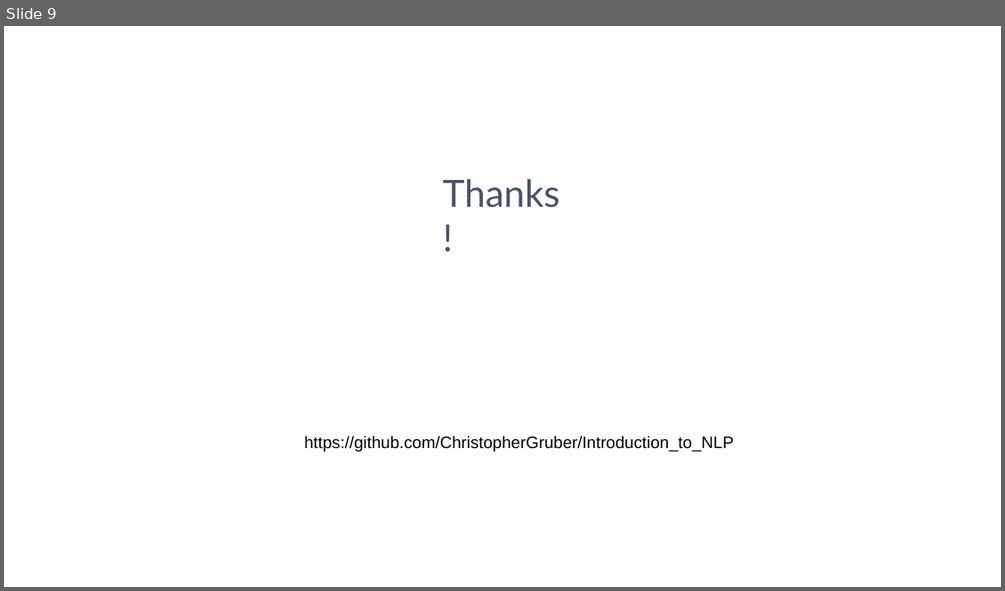
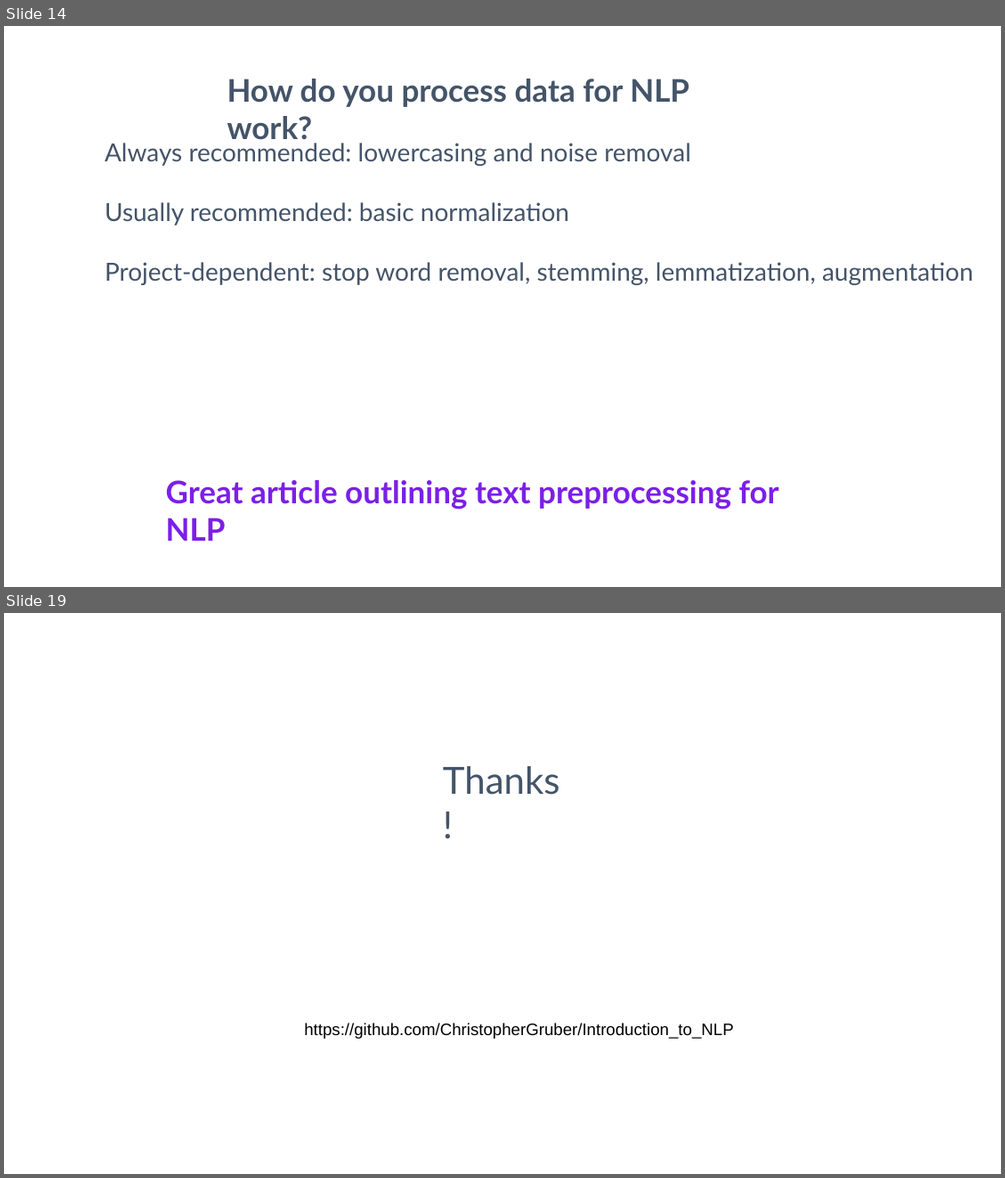
Before and after one commit to ChristopherGruber/Introduction_to_NLP, a slide deck: Introduction to NLP.odp. Shown one above the other, each under a label of ours: slide 9 before the commit, slides 14 and 19 after it; the slides between them are not shown. The pictures are 1005x591 and 1005x1178 pixels, drawn with LibreOffice and Linux fonts; fonts in the diff are those of the drawing. Boxes give left, top, right and bottom in pixels: in the first picture for what was removed or moved away, otherwise in the second. Text is boxed around its words. In the diff, an @@ line names an element or a change of style, - is before the commit and + after.

```diff
--- a/Introduction to NLP.odp
+++ b/Introduction to NLP.odp
@@ slide 14 added at <box>4,26,1001,587</box>, background #FFFFFF @@
@@ text added at <box>227,79,689,140</box>, 60 pt, text #445469, bold @@
+How do you process data for NLP work?
@@ text added at <box>105,139,973,285</box>, 48 pt, text #445469 @@
+Always recommended: lowercasing and noise removal
+Usually recommended: basic normalization
+Project-dependent: stop word removal, stemming, lemmatization, augmentation
@@ text added at <box>166,480,779,540</box>, 60 pt, text #7B1FE8, bold @@
+Great article outlining text preprocessing for NLP
@@ what was slide 9 is now slide 19 @@
```
Also in this commit, not shown: 1 slide changed, 16 other slides added, 8 slides removed, 1 other file.
